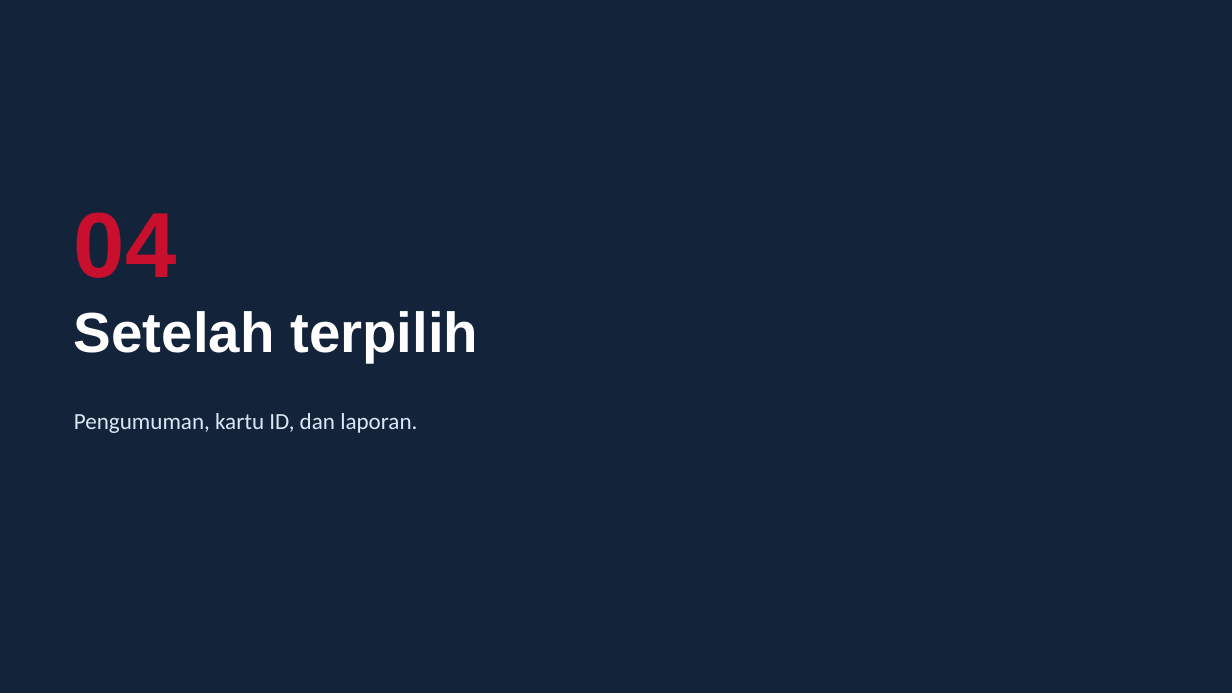
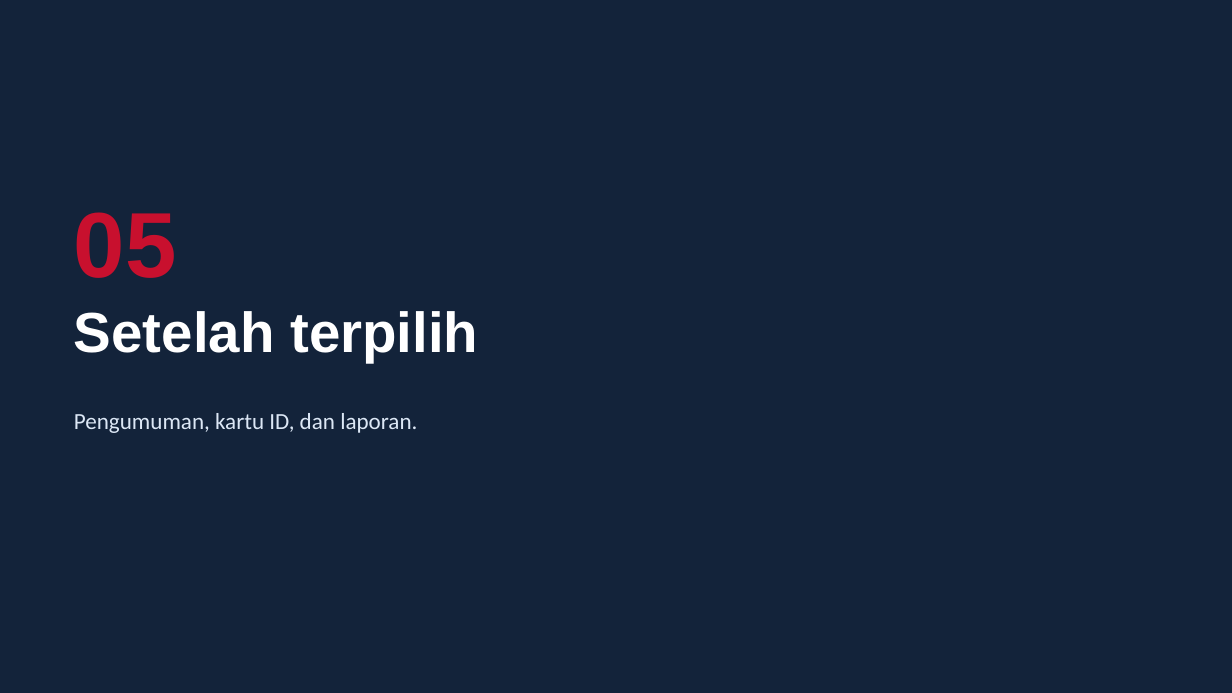
Before and after one commit to denekijulianto-ux/WASHroster, a slide deck: slide 19 of docs/Panduan-Anggota-Roster-WASH.pptx (slide 13 before the commit). Drawn at 1232x693 pixels with LibreOffice and Linux fonts; fonts in the diff are those of the drawing. Boxes give left, top, right and bottom in pixels: in the first picture for what was removed or moved away, otherwise in the second. Text is boxed around its words. In the diff, an @@ line names an element or a change of style, - is before the commit and + after.

```diff
--- a/docs/Panduan-Anggota-Roster-WASH.pptx
+++ b/docs/Panduan-Anggota-Roster-WASH.pptx
@@ text at (x1=74, y1=212, x2=177, y2=278): text changed @@
-04
+05
```
Also in this commit, not shown: 3 other slides changed, 6 slides added, 2 other files.
